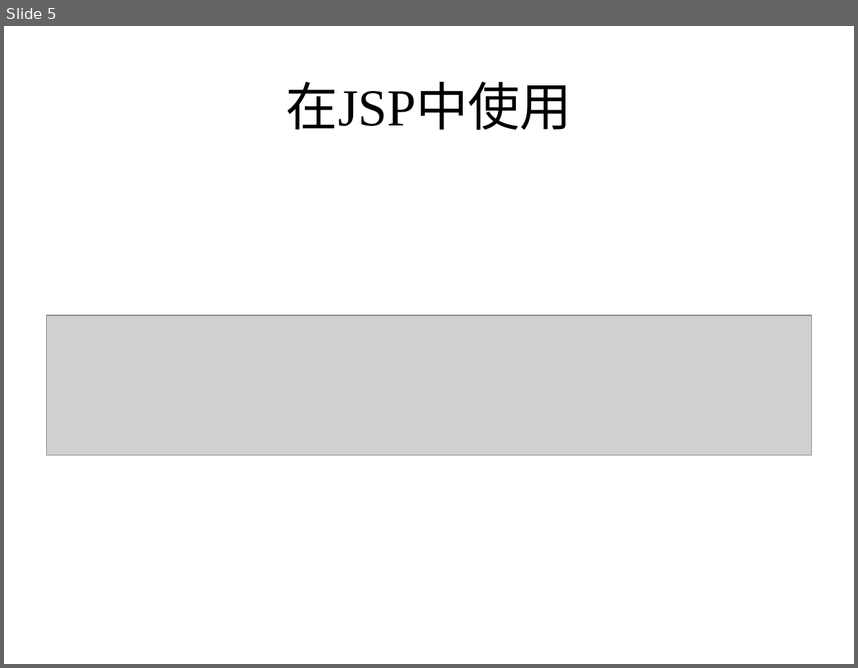
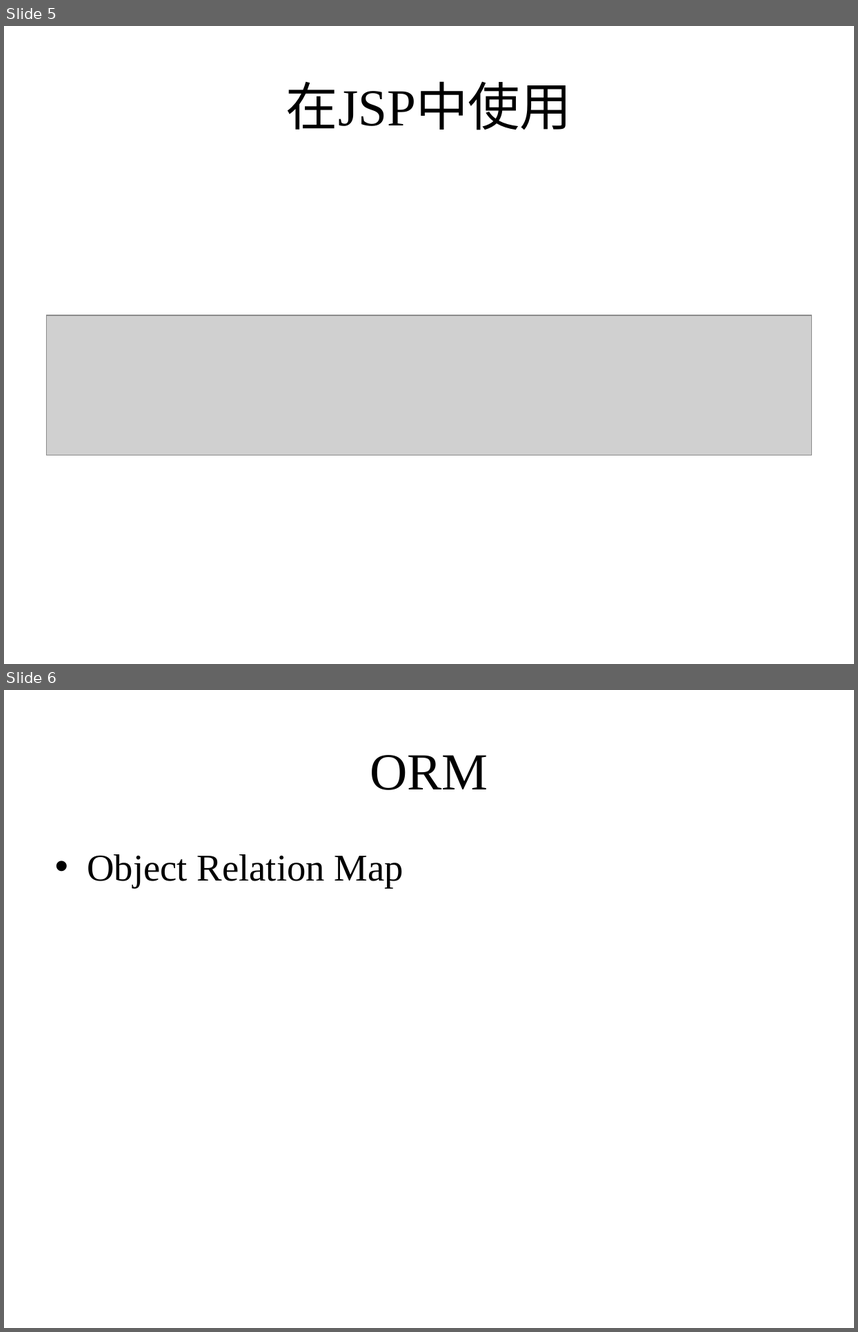
Before and after one commit to zhutao2015/JavaCourse, a slide deck: lesson12/Bean.pptx. Shown one above the other, each under a label of ours: slide 5 before the commit, slides 5 and 6 after it. The pictures are 858x668 and 858x1332 pixels, drawn with LibreOffice and Linux fonts; fonts in the diff are those of the drawing; grey boxes stand for pictures. Boxes give left, top, right and bottom in pixels: in the first picture for what was removed or moved away, otherwise in the second. Text is boxed around its words. In the diff, an @@ line names an element or a change of style, - is before the commit and + after.

```diff
--- a/lesson12/Bean.pptx
+++ b/lesson12/Bean.pptx
@@ slide 6 added at bbox=[4, 690, 854, 1328], background #FFFFFF @@
@@ title added at bbox=[370, 755, 488, 790], 44 pt, text #000000 @@
+ORM
@@ text added at bbox=[87, 854, 404, 888], 32 pt, text #000000 @@
+• Object Relation Map
```
Also in this commit, not shown: 10 other files.
